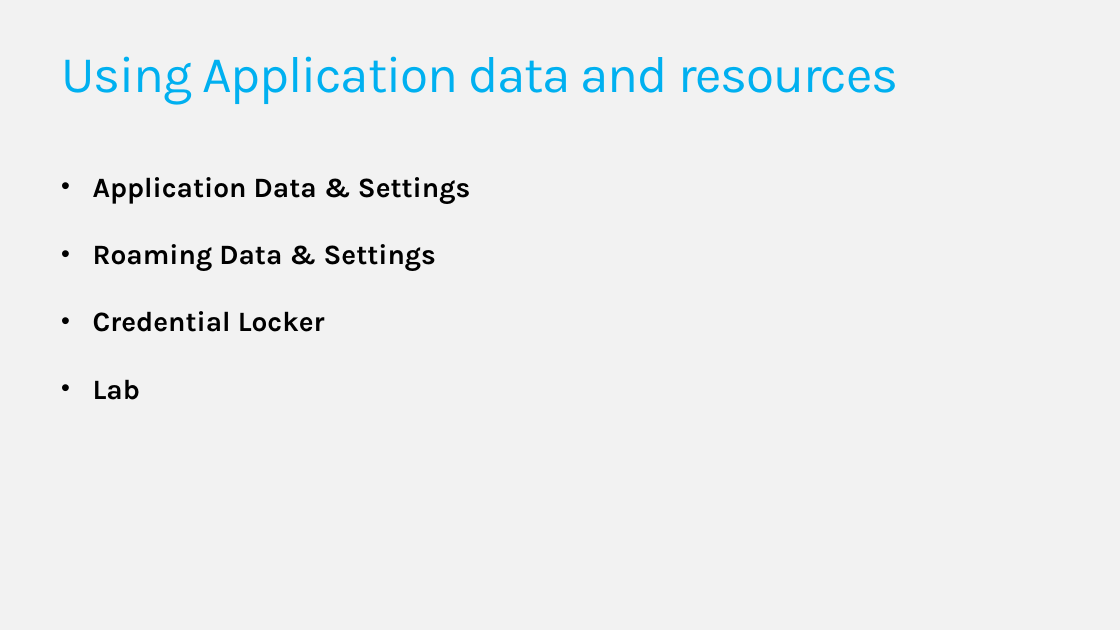
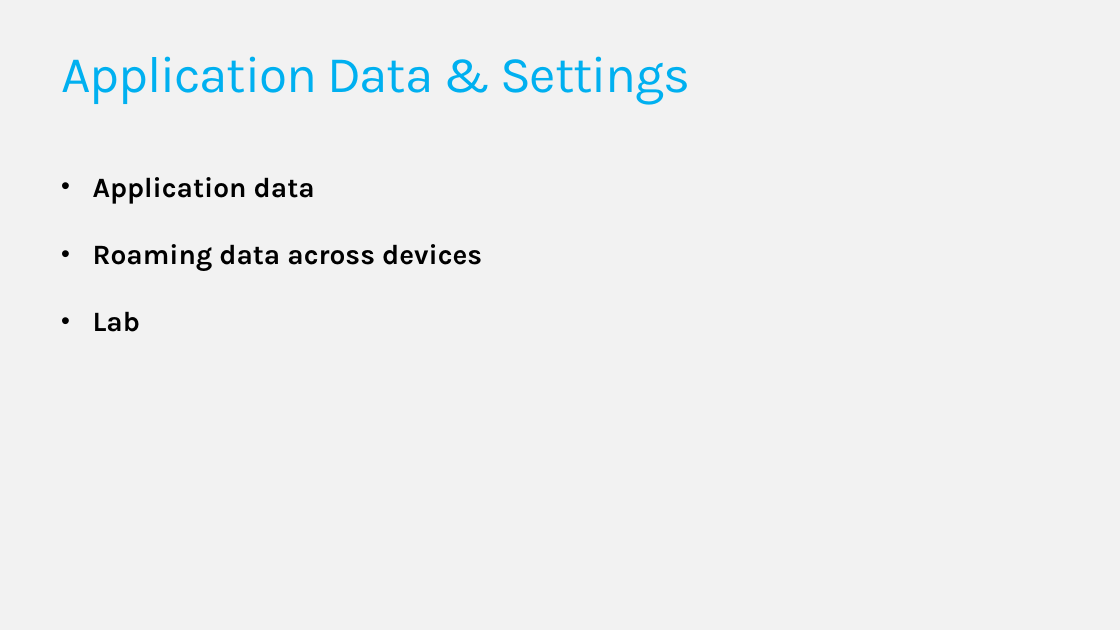
Before and after one commit to FutureUnleashed/HOL, a slide deck: slide 14 of Develop Windows UWP Apps on Windows 10 - 2.pptx (slide 12 before the commit). Drawn at 1120x630 pixels with LibreOffice and Linux fonts; fonts in the diff are those of the drawing; background and template pictures are left out. Boxes give left, top, right and bottom in pixels: in the first picture for what was removed or moved away, otherwise in the second. Text is boxed around its words. In the diff, an @@ line names an element or a change of style, - is before the commit and + after.

Commit message:
updated deck

```diff
--- a/Develop Windows UWP Apps on Windows 10 - 2.pptx
+++ b/Develop Windows UWP Apps on Windows 10 - 2.pptx
@@ text at bbox=[61, 56, 690, 105]: text changed @@
-Using Application data and resources
+Application Data & Settings
@@ text at bbox=[93, 177, 482, 271]: text changed @@
-• Application Data & Settings
-• Roaming Data & Settings
-• Credential Locker
+• Application data
+• Roaming data across devices
```
Also in this commit, not shown: 4 other slides changed, 2 slides added.
